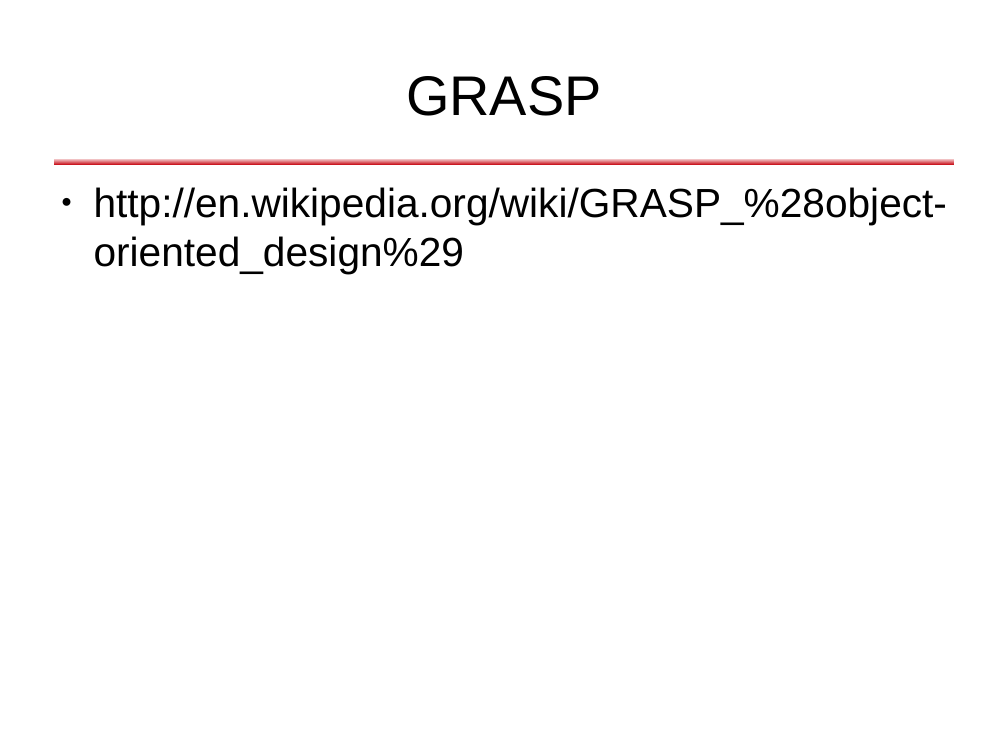
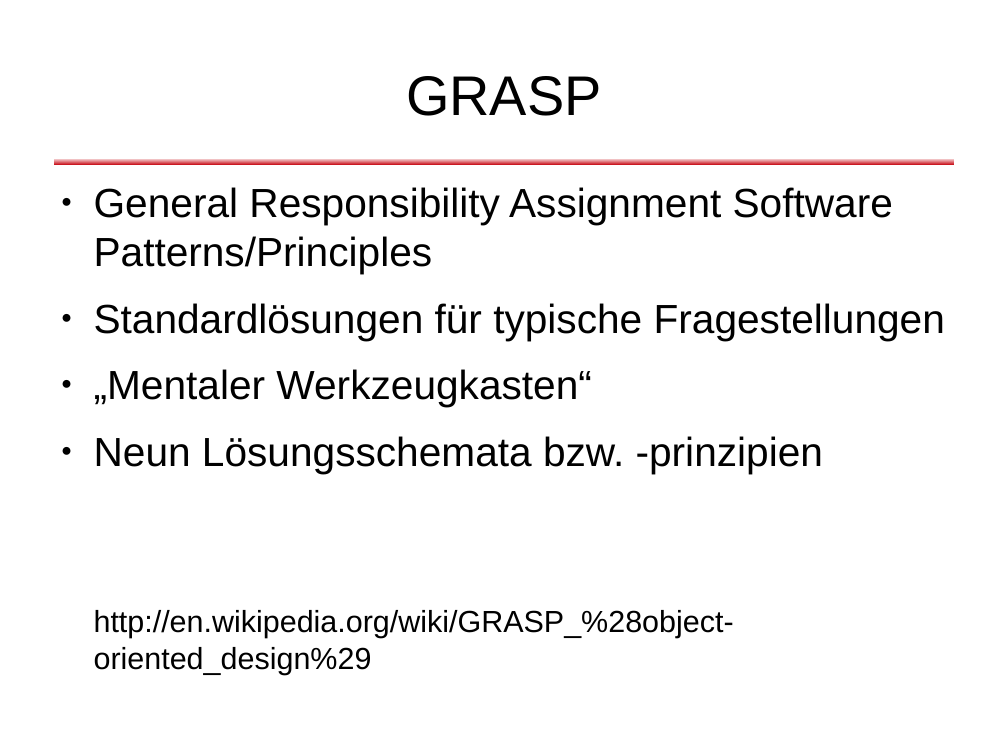
Before and after one commit to dlindner/vorlesung-se2-dhbw, a slide deck: slide 11 of added_2010/Objektorientierte Designregeln.odp. Drawn at 1008x756 pixels with LibreOffice and Linux fonts; fonts in the diff are those of the drawing; background and template pictures are left out. Boxes give left, top, right and bottom in pixels: in the first picture for what was removed or moved away, otherwise in the second. Text is boxed around its words. In the diff, an @@ line names an element or a change of style, - is before the commit and + after.

Commit message:
GRASP-Prinzip eingefügt, Folien in Beta-Version vollständig

```diff
--- a/added_2010/Objektorientierte Designregeln.odp
+++ b/added_2010/Objektorientierte Designregeln.odp
@@ text at [94,187,945,474]: paragraphs added @@
+● General Responsibility Assignment Software Patterns/Principles
+● Standardlösungen für typische Fragestellungen
+● „Mentaler Werkzeugkasten“
+● Neun Lösungsschemata bzw. -prinzipien
@@ text at [94,610,734,674]: size 32 to 24 pt in "http://en.wikipedia.org/wiki/GRASP_%28object-oriented_design ..."; bullet ● to none @@
```
Also in this commit, not shown: 10 slides added, 5 slides removed.
